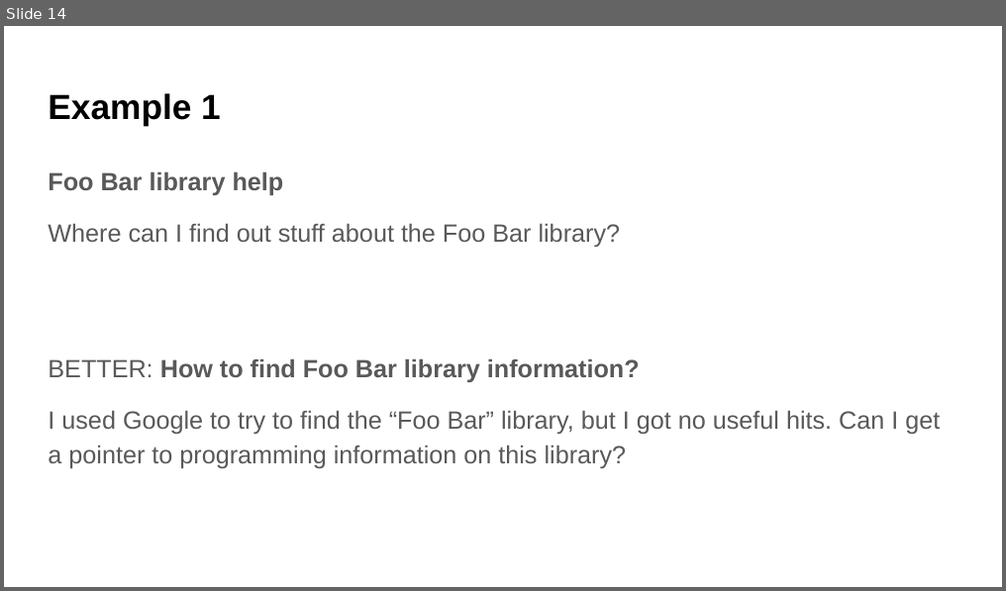
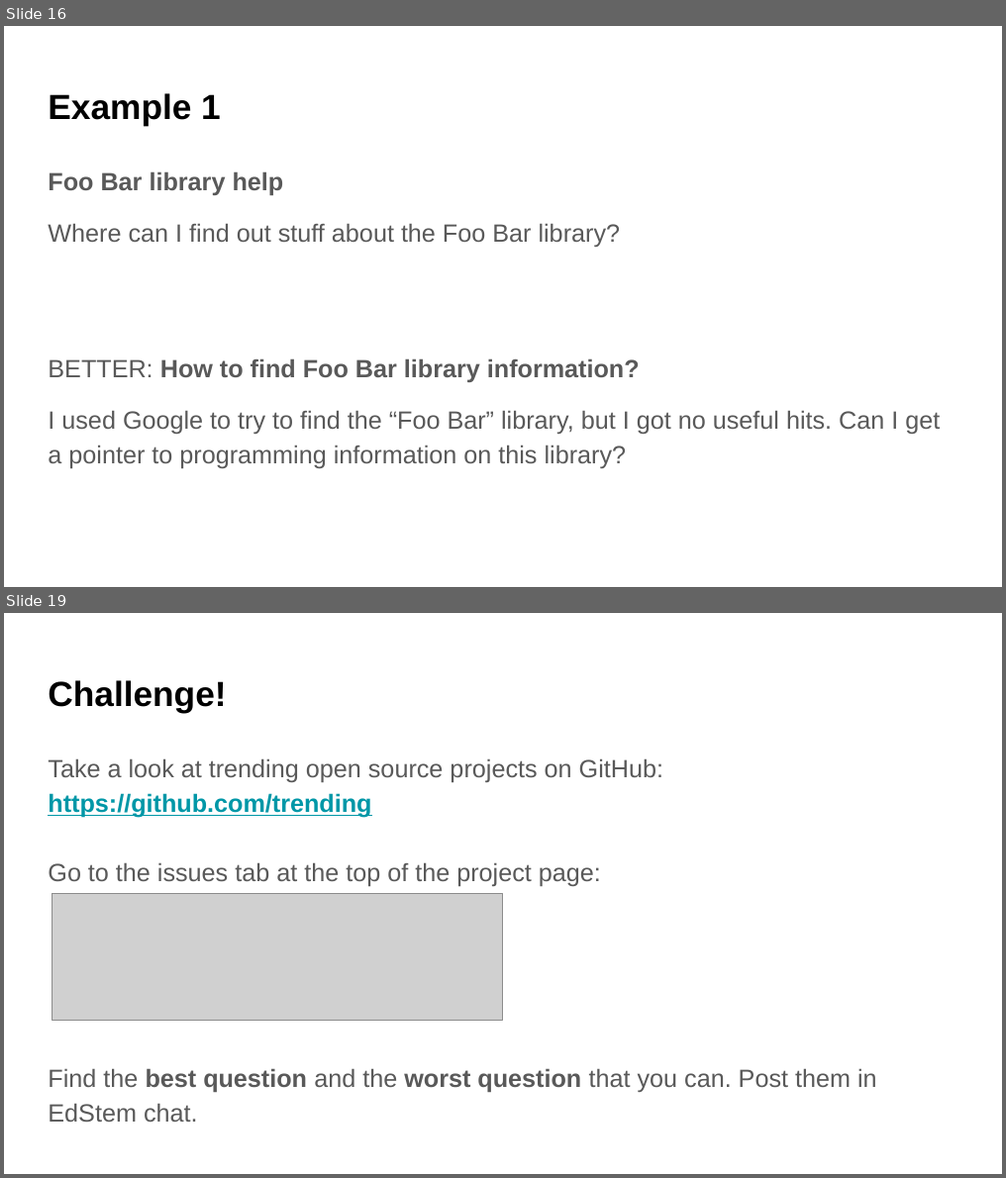
Before and after one commit to UWDATA515/lecture-materials, a slide deck: 01/DATA515_01_AskingQuestions.pptx. Shown one above the other, each under a label of ours: slide 14 before the commit, slides 16 and 19 after it; the slides between them are not shown. The pictures are 1006x591 and 1006x1178 pixels, drawn with LibreOffice and Linux fonts; fonts in the diff are those of the drawing; grey boxes stand for pictures; background and template pictures are left out. Boxes give left, top, right and bottom in pixels: in the first picture for what was removed or moved away, otherwise in the second. Text is boxed around its words. In the diff, an @@ line names an element or a change of style, - is before the commit and + after.

```diff
--- a/01/DATA515_01_AskingQuestions.pptx
+++ b/01/DATA515_01_AskingQuestions.pptx
@@ slide 19 added at (4, 613, 1002, 1174), background picture (left out) @@
@@ title added at (48, 680, 226, 712), 25.2 pt, text #000000, bold @@
+Challenge!
@@ text added at (48, 759, 877, 1122), 18 pt, text #595959 @@
+Take a look at trending open source projects on GitHub:
+https://github.com/trending
+Go to the issues tab at the top of the project page:
+Find the best question and the worst question that you can. Post them in EdStem chat.
@@ picture added at (52, 893, 503, 1020) @@
@@ what was slide 14 is now slide 16 @@
```
Also in this commit, not shown: 10 slides changed, 2 other slides added, 3 other files.
